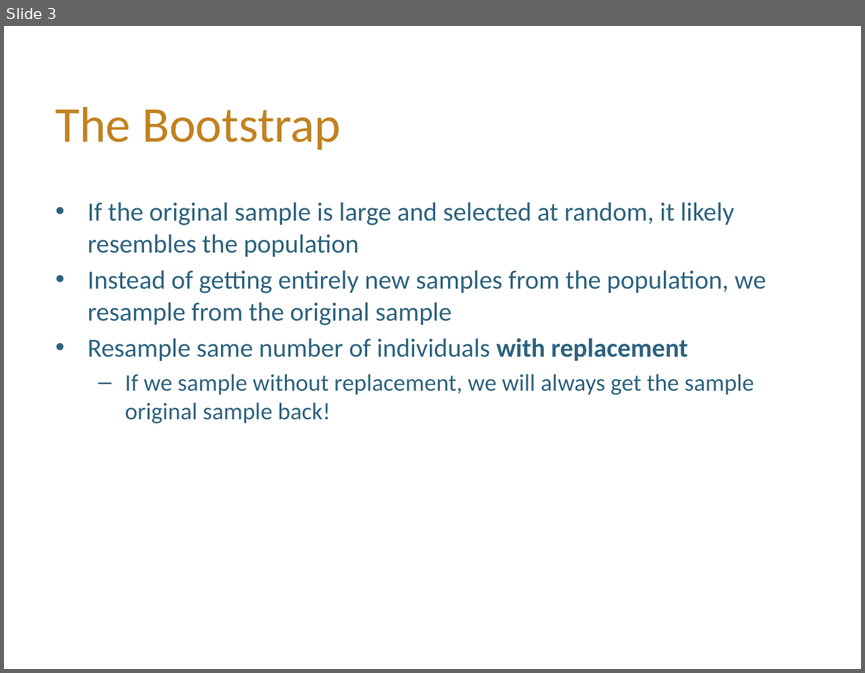
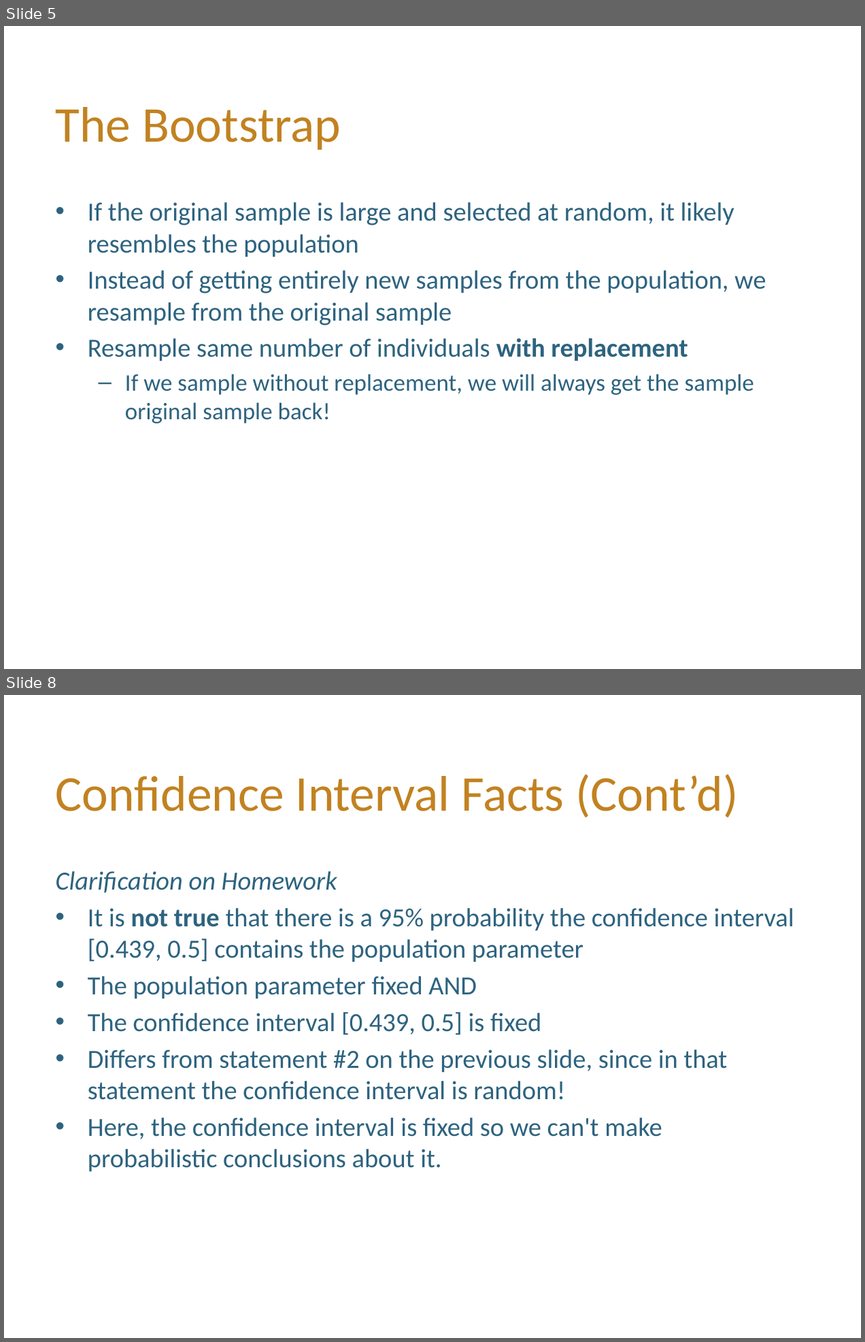
Before and after one commit to hLuo27/teaching, a slide deck: data8/slides/lab8.pptx. Shown one above the other, each under a label of ours: slide 3 before the commit, slides 5 and 8 after it; the slides between them are not shown. The pictures are 865x673 and 865x1342 pixels, drawn with LibreOffice and Linux fonts; fonts in the diff are those of the drawing; background and template pictures are left out. Boxes give left, top, right and bottom in pixels: in the first picture for what was removed or moved away, otherwise in the second. Text is boxed around its words. In the diff, an @@ line names an element or a change of style, - is before the commit and + after.

```diff
--- a/data8/slides/lab8.pptx
+++ b/data8/slides/lab8.pptx
@@ slide 8 added at box(4, 695, 861, 1338), background #FFFFFF @@
@@ title added at box(56, 774, 738, 817), 42 pt, text #C28220 @@
+Confidence Interval Facts (Cont’d)
@@ text added at box(56, 871, 794, 1172), 22 pt, text #2D637F @@
+Clarification on Homework
+• It is not true that there is a 95% probability the confidence interval [0.439, 0.5] contains the population parameter
+• The population parameter fixed AND
+• The confidence interval [0.439, 0.5] is fixed
+• Differs from statement #2 on the previous slide, since in that statement the confidence interval is random!
+• Here, the confidence interval is fixed so we can't make probabilistic conclusions about it.
@@ what was slide 3 is now slide 5 @@
```
Also in this commit, not shown: 1 slide changed, 7 other slides added, 3 slides removed, 2 other files.
